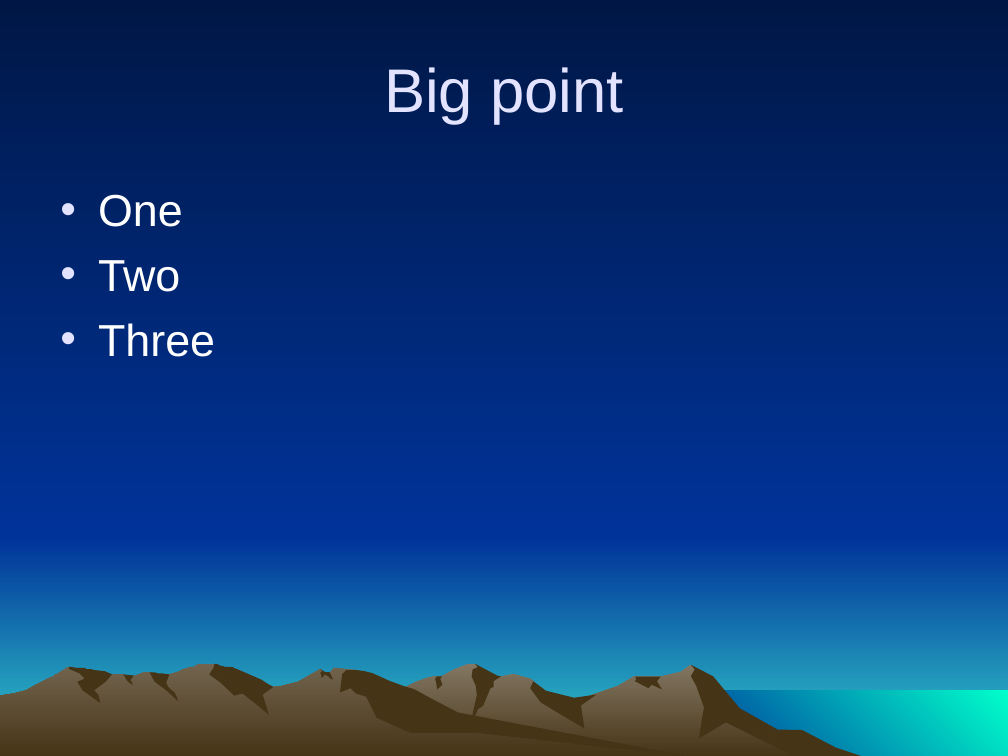
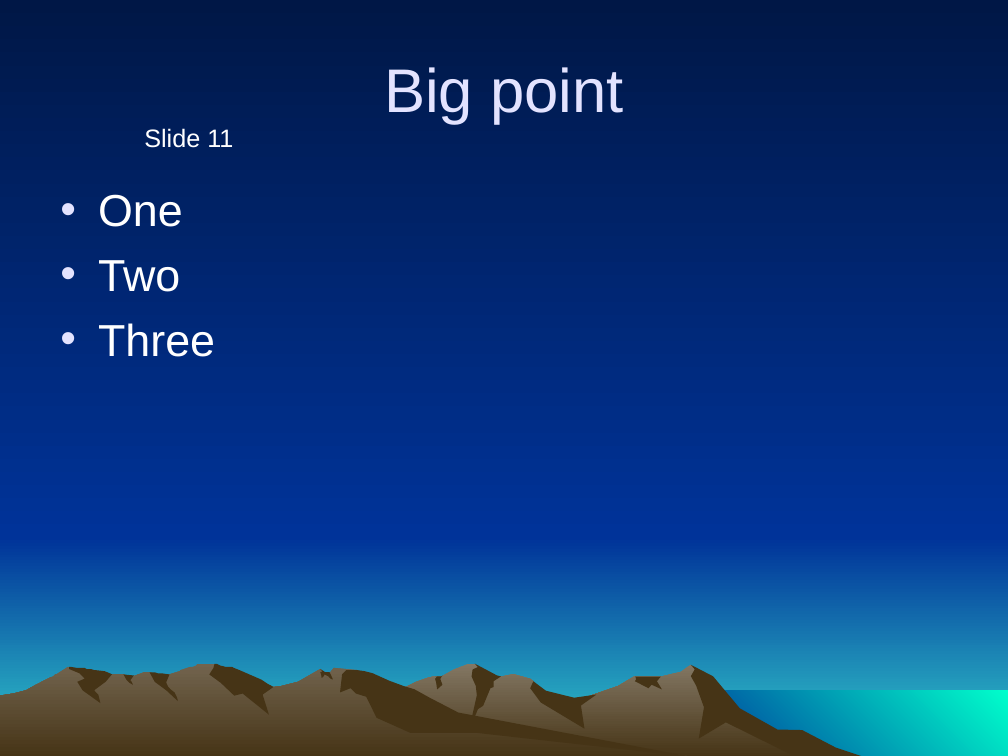
Before and after one commit to aughey/ignite, a slide deck: slide 11 of public/sample/ignite_template.ppt. Drawn at 1008x756 pixels with LibreOffice and Linux fonts; fonts in the diff are those of the drawing. Boxes give left, top, right and bottom in pixels: in the first picture for what was removed or moved away, otherwise in the second. Text is boxed around its words. In the diff, an @@ line names an element or a change of style, - is before the commit and + after.

```diff
--- a/public/sample/ignite_template.ppt
+++ b/public/sample/ignite_template.ppt
@@ text added at [144,128,233,148], 18 pt, text #FFFFFF @@
+Slide 11
```
Also in this commit, not shown: 19 other slides changed, 23 other files.
